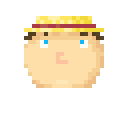
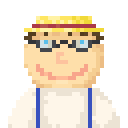
The second 128 x 128 image is a revision of the first. Changes to its layers:
showed group "Accessory" (6 layers), moved it above "hats" over [8, 32, 120, 128]
added layer "glasses" in group "Accessory" over [28, 40, 100, 52]
added group "hats" with 8 layers above "hair" over [28, 32, 100, 80]
added layer "bill hair" in group "hair" over [68, 32, 96, 36]
renamed "bill hat" to "hair loss bill", hid it, moved it below "carl hair", painted on it over [68, 32, 96, 36]
moved "Mouth" above "Head" over [36, 64, 88, 80]
showed "bill.png #3" over [36, 64, 88, 80]
showed group "Body" (5 layers) over [8, 88, 120, 128]
showed "bill.png" over [8, 88, 120, 128]
